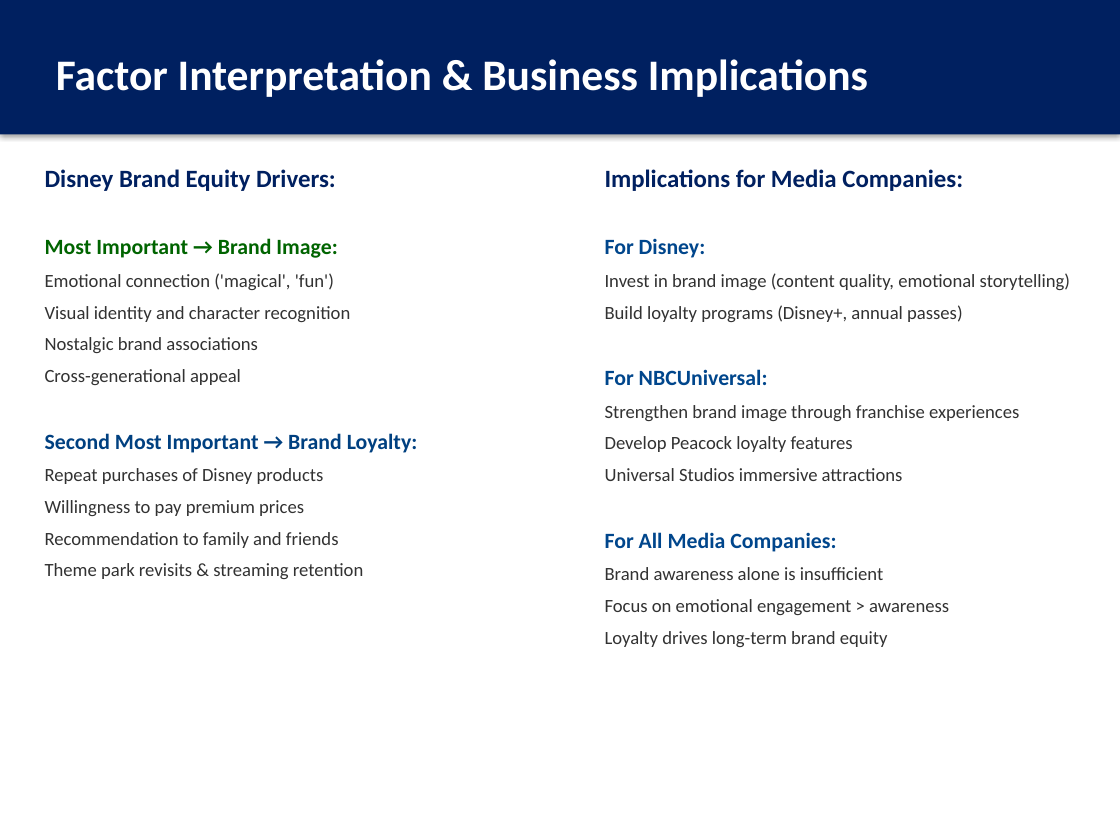
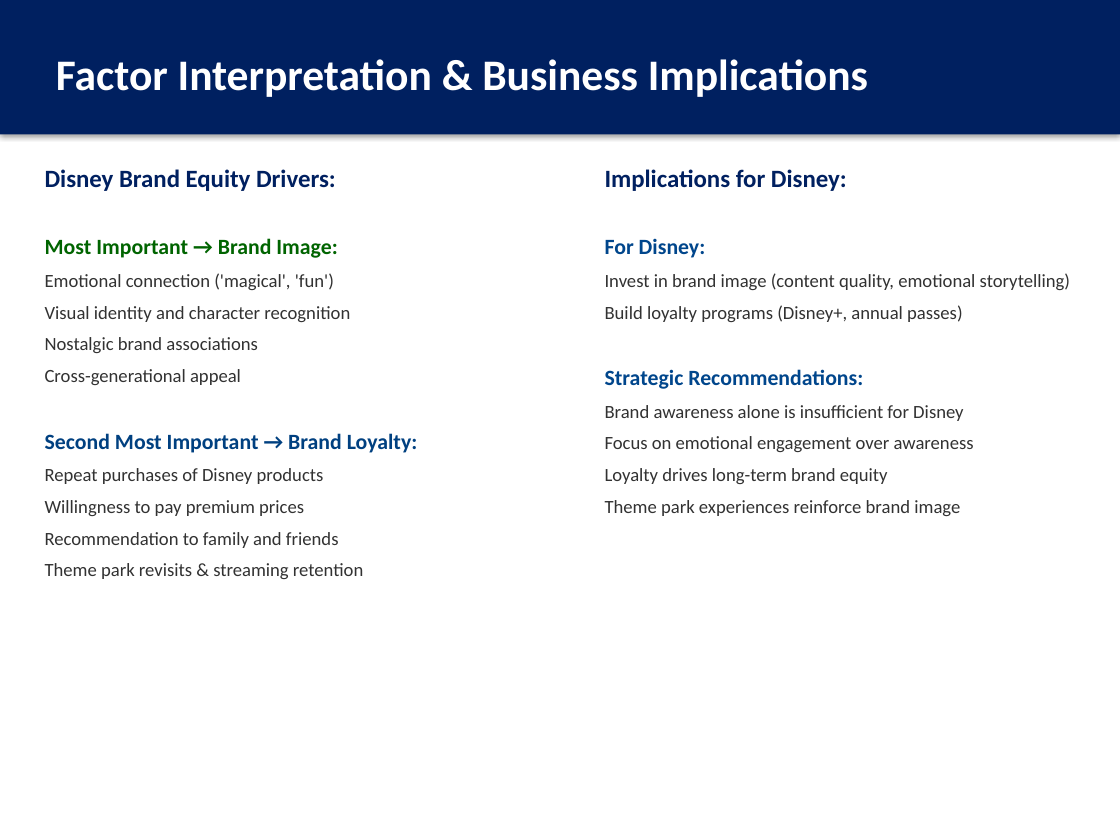
Before and after one commit to thenaivedetective/sp500-stock-performance, a slide deck: slide 17 of Factor_Analysis_Disney_Presentation.pptx. Drawn at 1120x840 pixels with LibreOffice and Linux fonts; fonts in the diff are those of the drawing. Boxes give left, top, right and bottom in pixels: in the first picture for what was removed or moved away, otherwise in the second. Text is boxed around its words. In the diff, an @@ line names an element or a change of style, - is before the commit and + after.

```diff
--- a/Factor_Analysis_Disney_Presentation.pptx
+++ b/Factor_Analysis_Disney_Presentation.pptx
@@ text at (605, 169, 847, 191): text changed @@
-Implications for Media Companies:
+Implications for Disney:
@@ text at (605, 369, 974, 452): text changed @@
-For NBCUniversal:
-Strengthen brand image through franchise experiences
-Develop Peacock loyalty features
-Universal Studios immersive attractions
-For All Media Companies:
-Brand awareness alone is insufficient
-Focus on emotional engagement > awareness
+Strategic Recommendations:
+Brand awareness alone is insufficient for Disney
+Focus on emotional engagement over awareness
@@ text at (605, 500, 960, 516): paragraph added @@
+Theme park experiences reinforce brand image
```
Also in this commit, not shown: 6 other slides changed, 1 other file.
